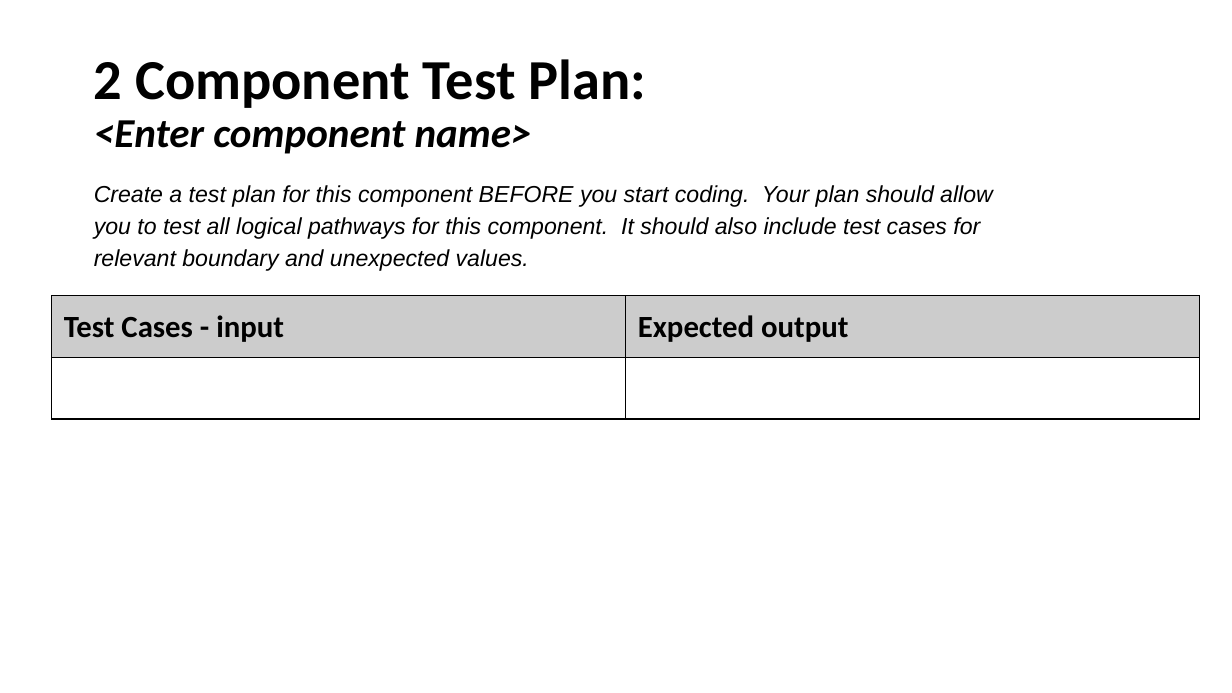
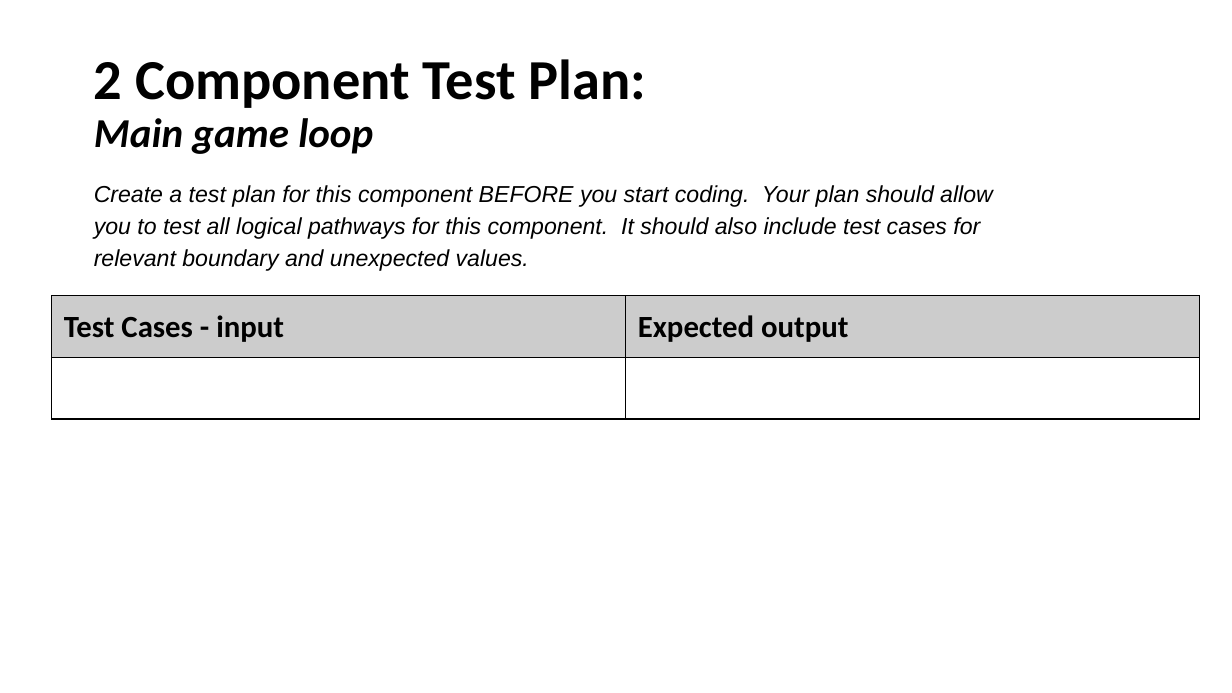
Before and after one commit to Samuel-Burgess/CS-Assesment-Programming, a slide deck: slide 39 of Documentation/3.7 and 3.8 Documentation Samuel Burgess.pptx (slide 8 before the commit). Drawn at 1232x693 pixels with LibreOffice and Linux fonts; fonts in the diff are those of the drawing. Boxes give left, top, right and bottom in pixels: in the first picture for what was removed or moved away, otherwise in the second. Text is boxed around its words. In the diff, an @@ line names an element or a change of style, - is before the commit and + after.

```diff
--- a/Documentation/3.7 and 3.8 Documentation Samuel Burgess.pptx
+++ b/Documentation/3.7 and 3.8 Documentation Samuel Burgess.pptx
@@ title at [94,59,645,154]: text changed; size 32 to 44 pt; italic off @@
-2 Component Test Plan:
-<Enter component name>
+2 Component Test Plan:
+Main game loop
```
Also in this commit, not shown: 3 other slides changed, 33 slides added, 1 slide removed, 4 other files.
